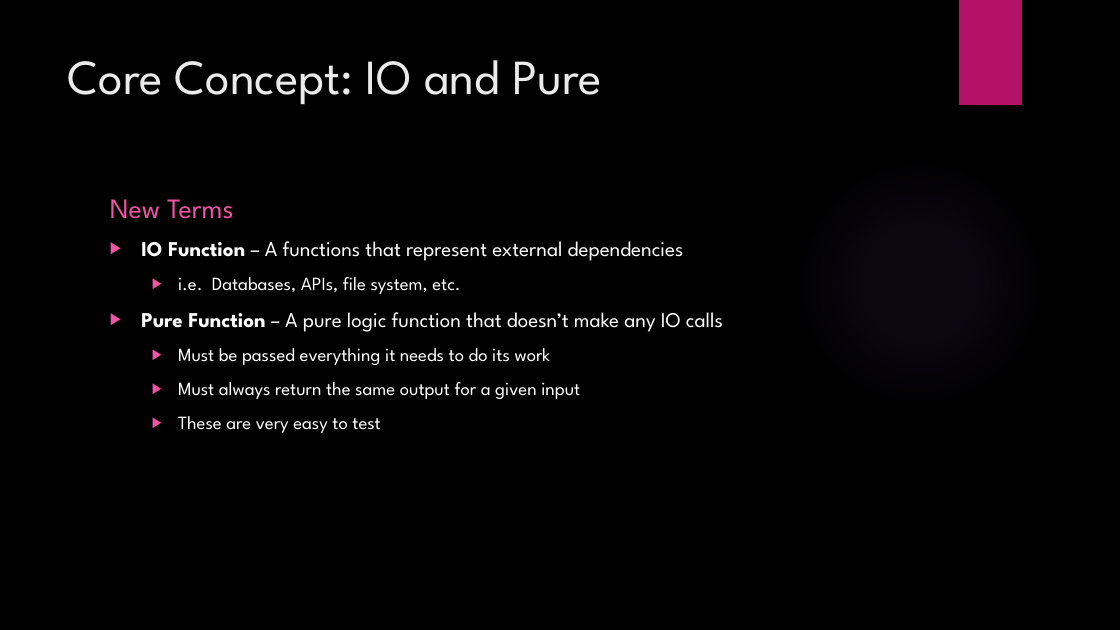
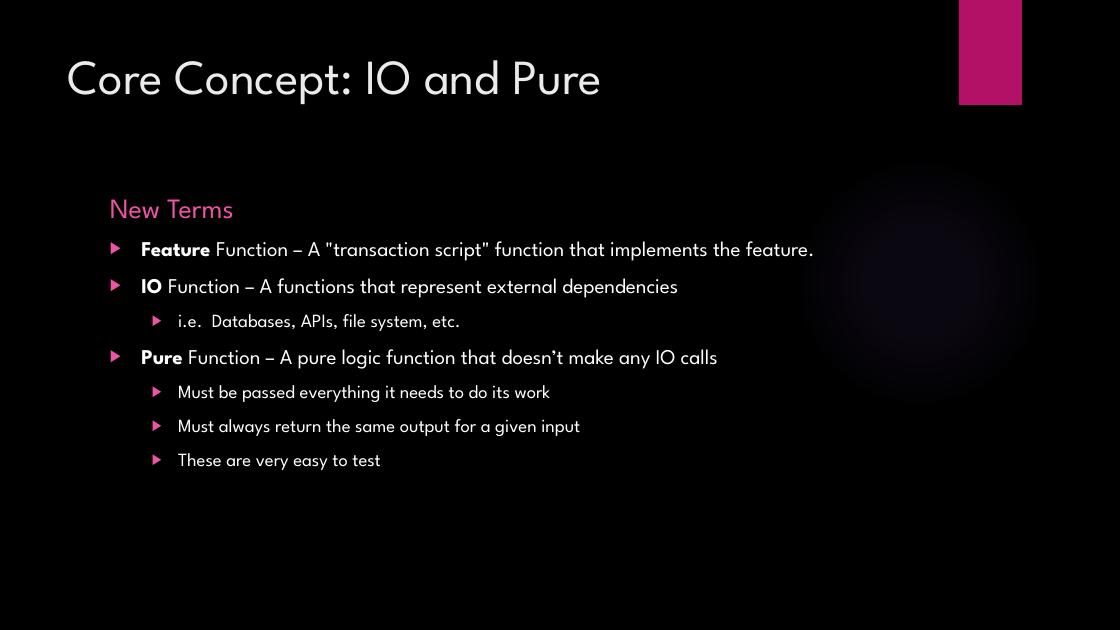
Before and after one commit to JordanMarr/TradeMinderFSharp, a slide deck: slide 14 of TradeMinder F# - C#.pptx (slide 13 before the commit). Drawn at 1120x630 pixels with LibreOffice and Linux fonts; fonts in the diff are those of the drawing; background and template pictures are left out. Boxes give left, top, right and bottom in pixels: in the first picture for what was removed or moved away, otherwise in the second. Text is boxed around its words. In the diff, an @@ line names an element or a change of style, - is before the commit and + after.

```diff
--- a/TradeMinder F# - C#.pptx
+++ b/TradeMinder F# - C#.pptx
@@ text at <box>141,241,815,261</box>: paragraph added @@
+▶ Feature Function – A "transaction script" function that implements the feature.
@@ text at <box>141,278,718,369</box>: bold off in "Function", "Function" @@
```
Also in this commit, not shown: 6 other slides changed, 3 slides added.
